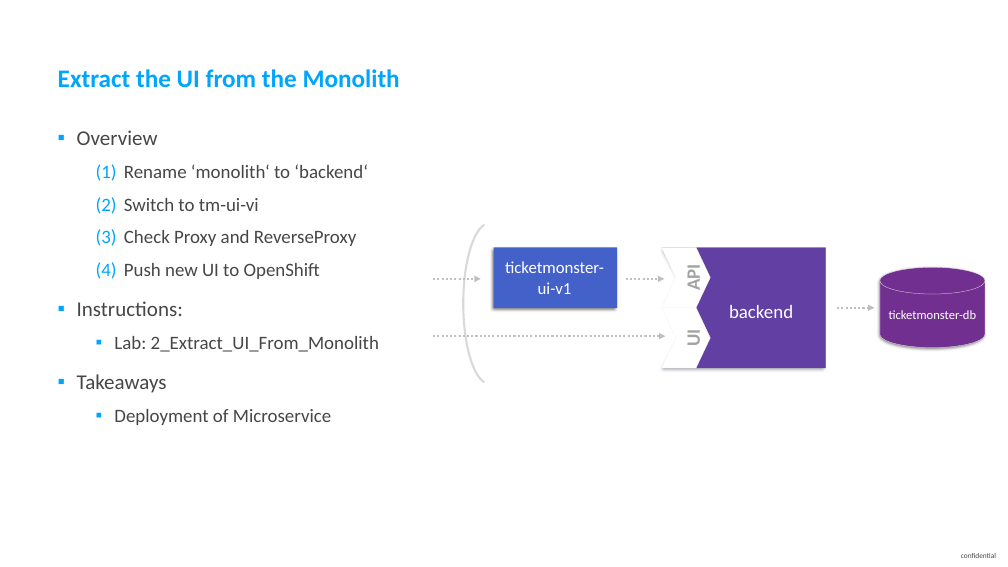
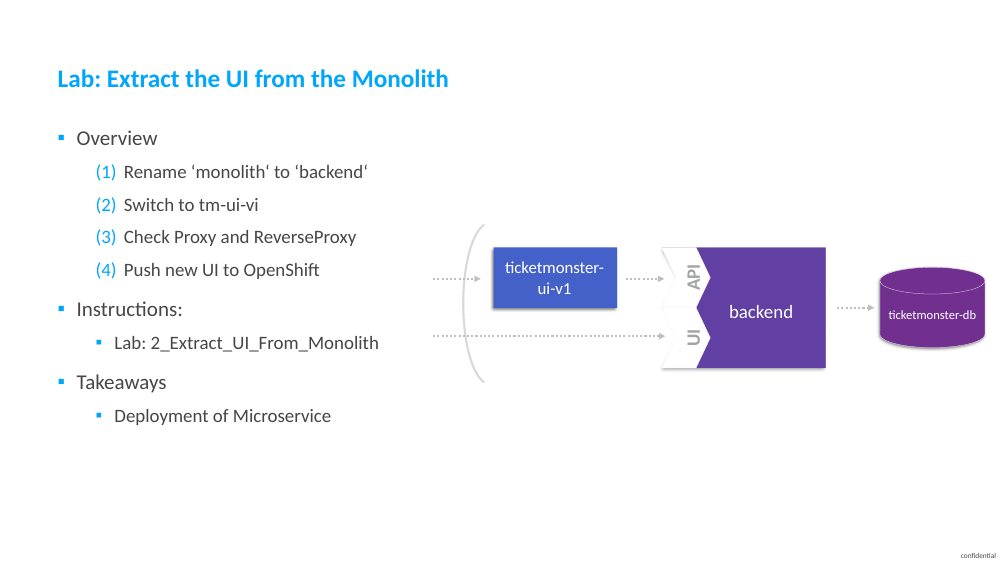
Before and after one commit to thiagobien/ACL, a slide deck: slide 13 of workshop/03_Monolith_to_Microservices/ACMWorkshop_Monolith_to_Microservices.pptx. Drawn at 1008x567 pixels with LibreOffice and Linux fonts; fonts in the diff are those of the drawing. Boxes give left, top, right and bottom in pixels: in the first picture for what was removed or moved away, otherwise in the second. Text is boxed around its words. In the diff, an @@ line names an element or a change of style, - is before the commit and + after.

```diff
--- a/workshop/03_Monolith_to_Microservices/ACMWorkshop_Monolith_to_Microservices.pptx
+++ b/workshop/03_Monolith_to_Microservices/ACMWorkshop_Monolith_to_Microservices.pptx
@@ title at <box>58,69,449,88</box>: text changed @@
-Extract the UI from the Monolith
+Lab: Extract the UI from the Monolith
```
Also in this commit, not shown: 11 other slides changed, 2 slides added, 2 slides removed, 13 other files.
